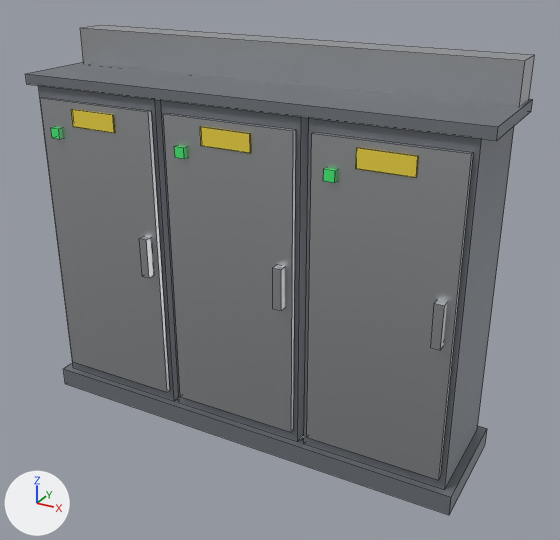
Before and after pictures for a commit that changed the FBX model Tools/butchery/fbx/SM_ELECTRICAL_PANEL.fbx.
Rendered twice from a camera (50 mm lens) standing at (2.132, -3.624, 2.847) and looking at (0.131, 0.014, 1.028). Arrows for +X, +Y and +Z are at lower left; the lights stay in place. The picture after the commit comes second. Mesh edges are drawn as thin lines.

The older version as bpy lines, for what is in view:
```python
me_sm_electrical_panel_001 = bpy.data.meshes.new('SM_ELECTRICAL_PANEL.001')
me_sm_electrical_panel_001.from_pydata(...)  # 144 vertices, 108 faces; spans x -1.37..1.37, y -0.36..0.36, z 0.0..2.29
# faces by material slot: [30, 42, 18, 18]
me_sm_electrical_panel_001.materials.append(mat_m_butchery_paintedframe)  # grey #868b93
me_sm_electrical_panel_001.materials.append(mat_m_butchery_steelbrushed)  # light grey #c8cbce
me_sm_electrical_panel_001.materials.append(mat_m_butchery_safetyyellow)  # yellow #efd43f
me_sm_electrical_panel_001.materials.append(mat_m_butchery_lamppass)  # green #45ed76
ob_sm_electrical_panel = bpy.data.objects.new('SM_ELECTRICAL_PANEL', me_sm_electrical_panel_001)
ob_sm_electrical_panel.location = (0.0, 0.0, 0.0)
```
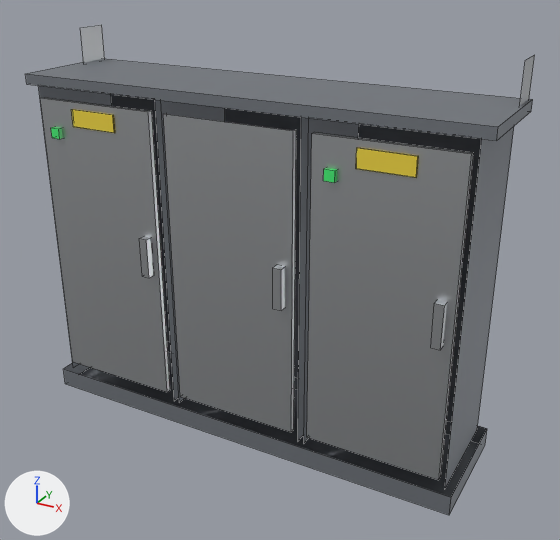
Boxes [x1, y1, x2, y2] around the edits, measured in the pictures (560 x 540 px):
part 1 of me_sm_electrical_panel_001, deleted (yellow): before [200, 127, 251, 153]
part 2 of me_sm_electrical_panel_001, deleted: before [174, 145, 187, 159]
part 3 of me_sm_electrical_panel_001, deleted: before [38, 25, 534, 497]

The change in detail:
me_sm_electrical_panel_001 is used by ob_sm_electrical_panel; location (0.0, 0.0, 0.0).
me_sm_electrical_panel_001 had 144 vertices, 108 faces and spanned x -1.37..1.37, y -0.36..0.36, z 0.0..2.29.
me_sm_electrical_panel_001 now has 128 vertices, 72 faces and spans x -1.37..1.37, y -0.36..0.36, z 0.0..2.29.
me_sm_electrical_panel_001 part 1: the loose piece of 8 vertices spanning x -0.15..0.15, y -0.33..-0.32, z 1.81..1.91 is deleted.
me_sm_electrical_panel_001 part 2: the loose piece of 8 vertices spanning x -0.31..-0.25, y -0.35..-0.31, z 1.73..1.79 is deleted.
Part 3, on me_sm_electrical_panel_001:
24 faces are deleted.
